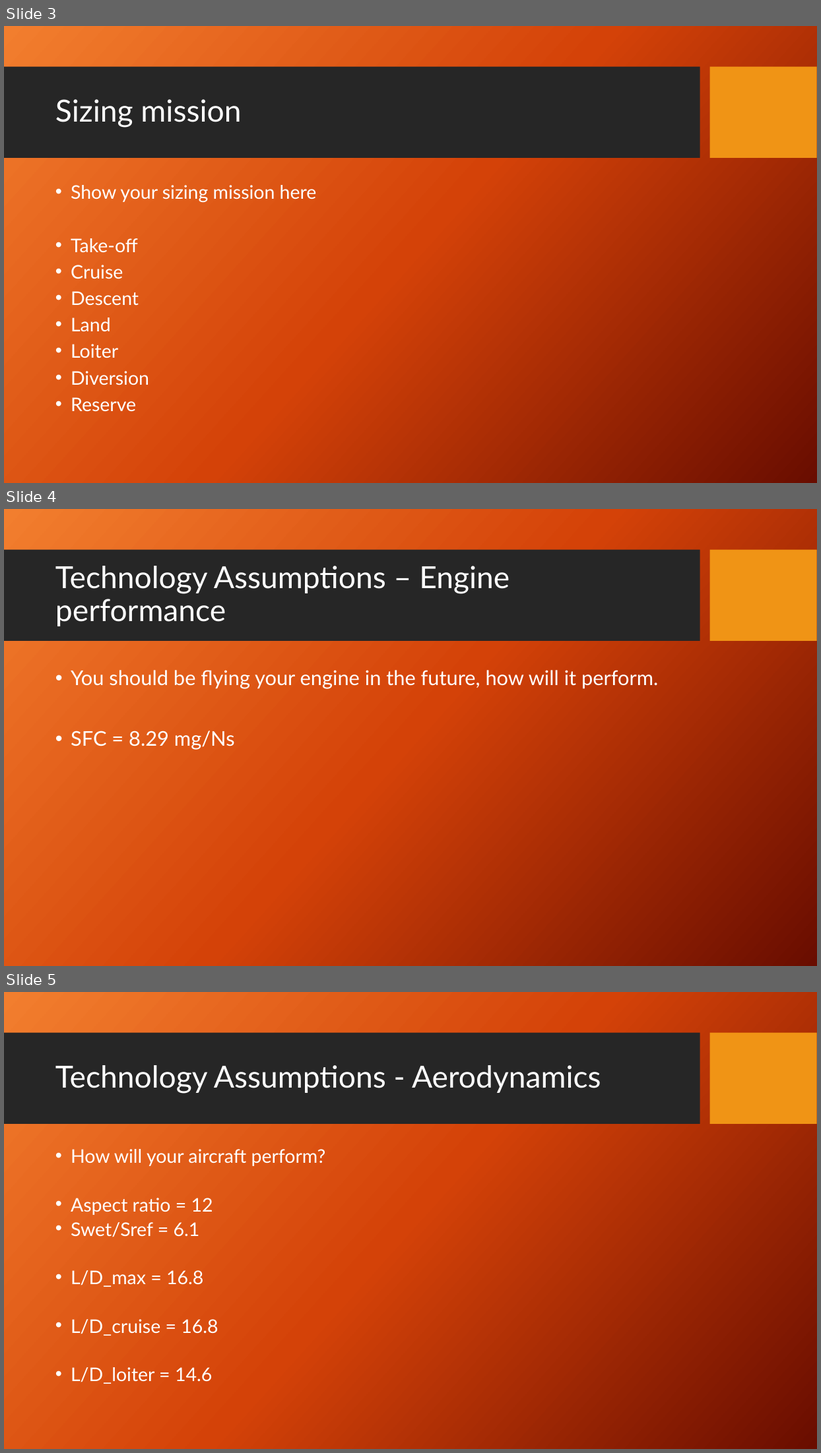
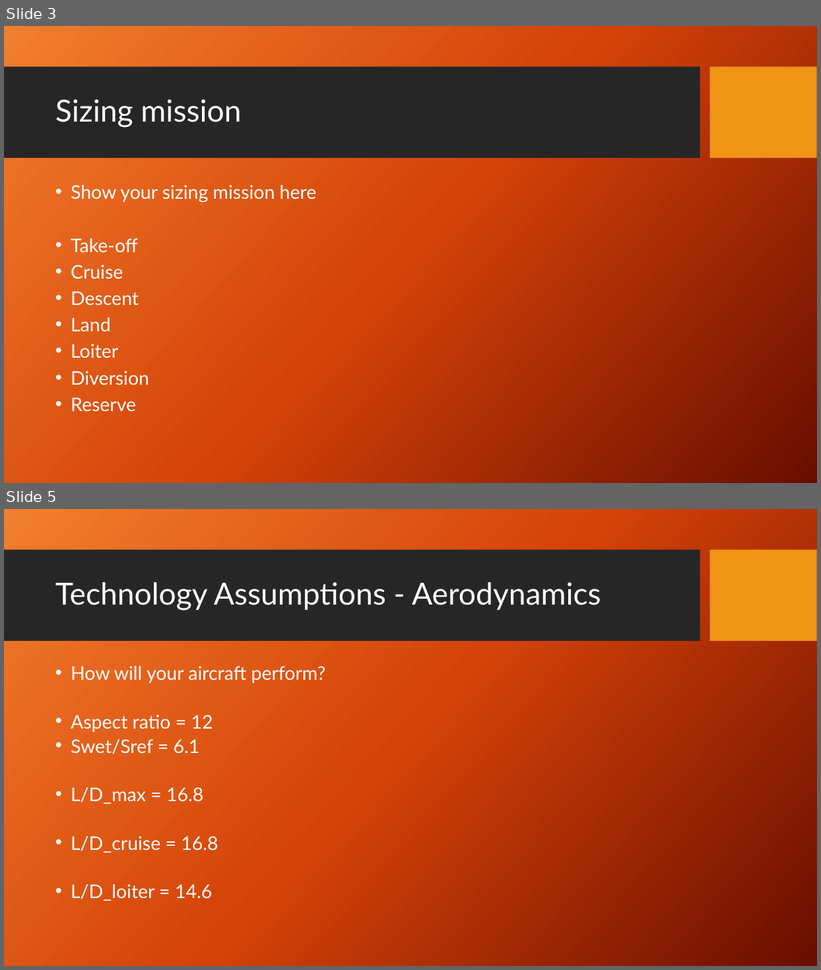
Before and after one commit to IsakLundgren/Aircraft-design-2023, a slide deck: presentations/DT1-presentation.pptx. Shown one above the other, each under a label of ours: slides 3, 4 and 5 before the commit, slides 3 and 5 after it; the slides between them are not shown. The pictures are 821x1453 and 821x970 pixels, drawn with LibreOffice and Linux fonts; fonts in the diff are those of the drawing; background and template pictures are left out. Boxes give left, top, right and bottom in pixels: in the first picture for what was removed or moved away, otherwise in the second. Text is boxed around its words. In the diff, an @@ line names an element or a change of style, - is before the commit and + after.

```diff
--- a/presentations/DT1-presentation.pptx
+++ b/presentations/DT1-presentation.pptx
@@ slide 4 removed at [4, 509, 817, 966], background picture (left out); not listed: 2 template elements that a slide beside it also shows @@
@@ title removed at [55, 566, 510, 626] @@
-Technology Assumptions – Engine performance
@@ text removed at [71, 670, 658, 750] @@
-• You should be flying your engine in the future, how will it perform.
-• SFC = 8.29 mg/Ns
```
Also in this commit, not shown: 2 slides added, 1 other slide removed, 4 other files.
